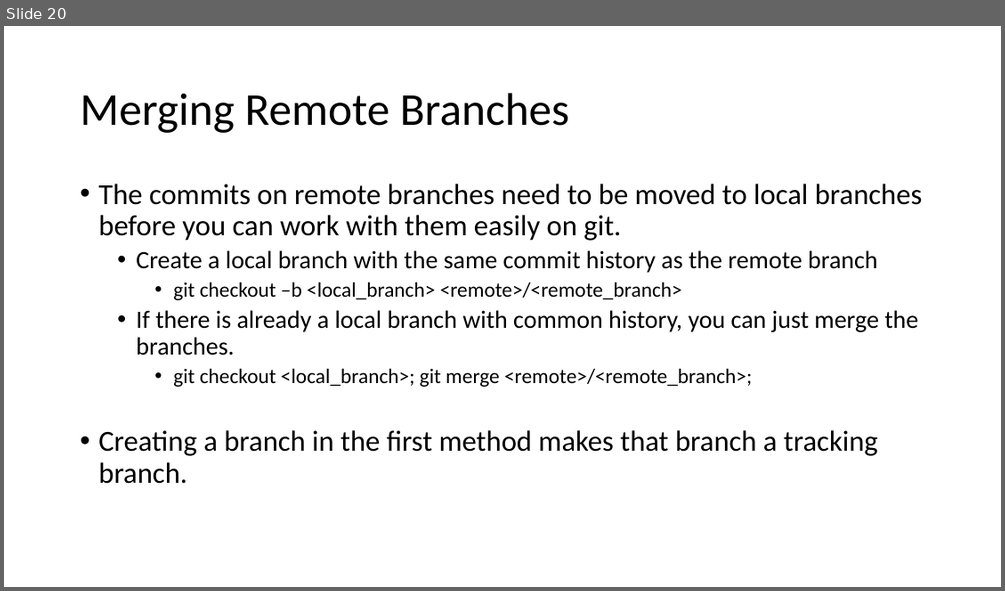
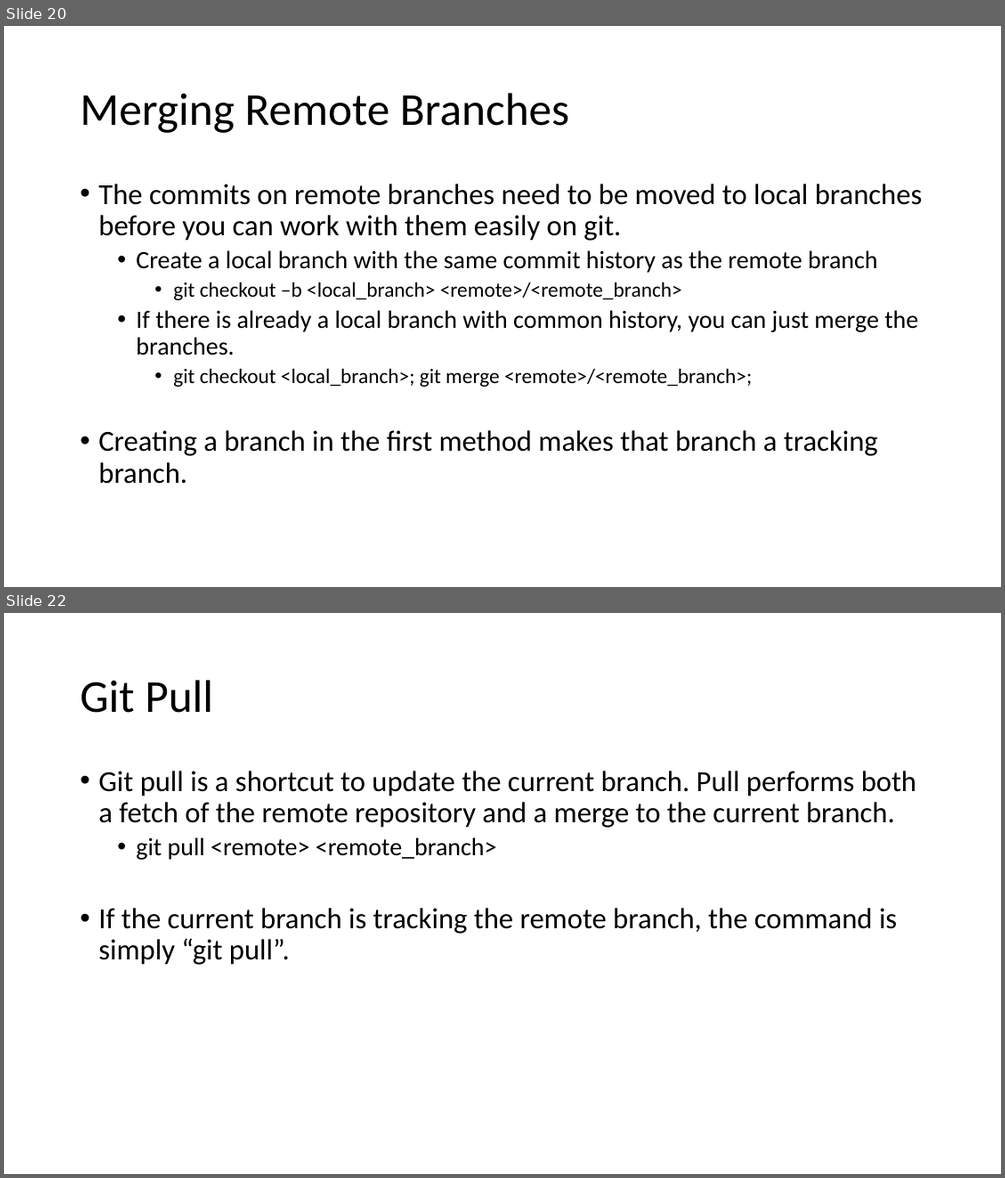
Before and after one commit to sabingautam16/git, a slide deck: Git [Autosaved].pptx. Shown one above the other, each under a label of ours: slide 20 before the commit, slides 20 and 22 after it; the slides between them are not shown. The pictures are 1005x591 and 1005x1178 pixels, drawn with LibreOffice and Linux fonts; fonts in the diff are those of the drawing. Boxes give left, top, right and bottom in pixels: in the first picture for what was removed or moved away, otherwise in the second. Text is boxed around its words. In the diff, an @@ line names an element or a change of style, - is before the commit and + after.

```diff
--- a/Git [Autosaved].pptx
+++ b/Git [Autosaved].pptx
@@ slide 22 added at <box>4,613,1001,1174</box>, background #FFFFFF @@
@@ title added at <box>80,680,213,713</box>, 44 pt, text #000000 @@
+Git Pull
@@ text added at <box>98,771,916,965</box>, 28 pt, text #000000 @@
+• Git pull is a shortcut to update the current branch. Pull performs both a fetch of the remote repository and a merge to the current branch.
+  • git pull <remote> <remote_branch>
+• If the current branch is tracking the remote branch, the command is simply “git pull”.
```
Also in this commit, not shown: 2 slides changed, 1 slide removed.
